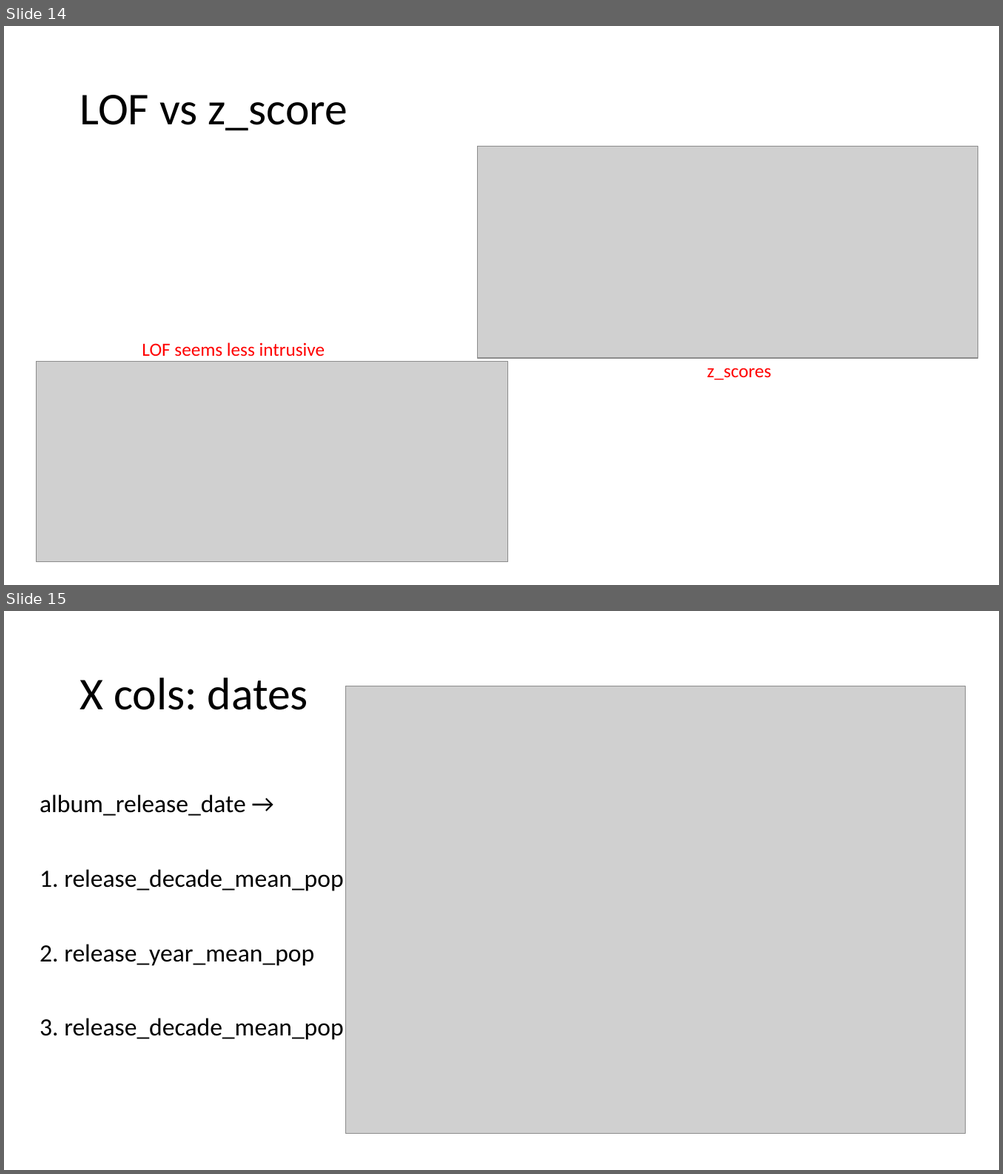
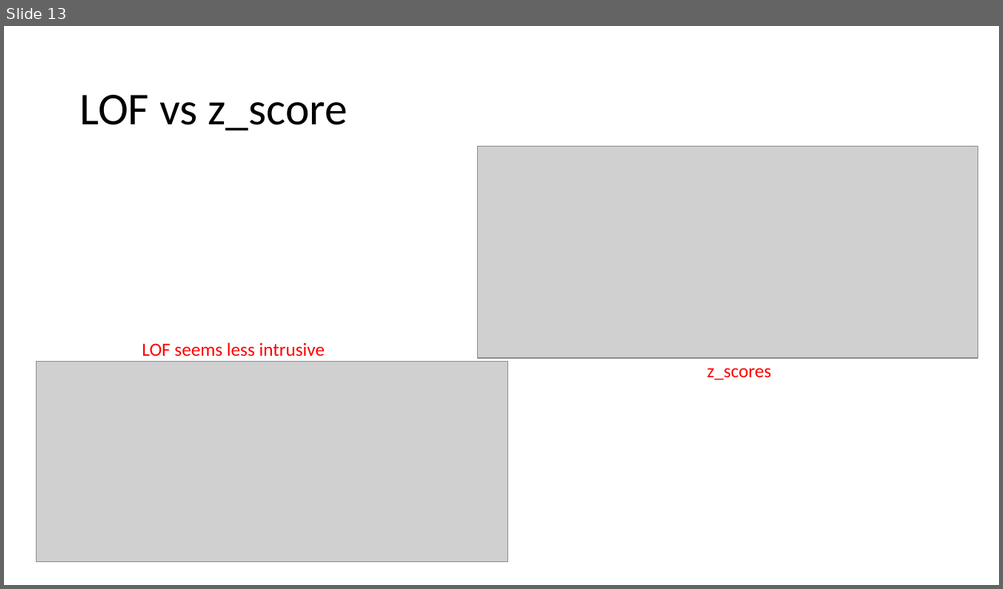
Before and after one commit to GuyRayOv/Spotify, a slide deck: data/Project Presentation.pptx. Shown one above the other, each under a label of ours: slides 14 and 15 before the commit, slide 13 after it. The pictures are 1003x1174 and 1003x589 pixels, drawn with LibreOffice and Linux fonts; fonts in the diff are those of the drawing; grey boxes stand for pictures. Boxes give left, top, right and bottom in pixels: in the first picture for what was removed or moved away, otherwise in the second. Text is boxed around its words. In the diff, an @@ line names an element or a change of style, - is before the commit and + after.

```diff
--- a/data/Project Presentation.pptx
+++ b/data/Project Presentation.pptx
@@ slide 15 removed at [4,611,999,1170], background #FFFFFF @@
@@ title removed at [79,678,308,710] @@
-X cols: dates
@@ picture removed at [346,686,965,1134] @@
@@ text removed at [40,795,343,1040] @@
-album_release_date →
-1. release_decade_mean_pop
-2. release_year_mean_pop
-3. release_decade_mean_pop
@@ what was slide 14 is now slide 13 @@
```
Also in this commit, not shown: 7 slides changed, 7 other slides removed.
